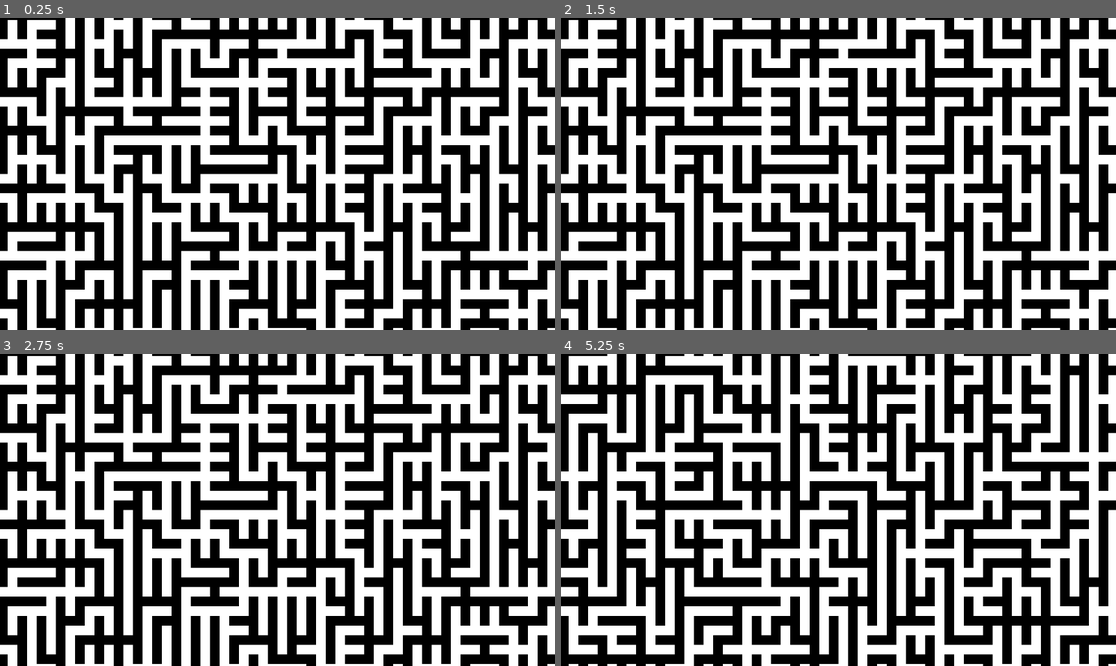
Above: before the commit, frames 1-4 (two rows, left to right).
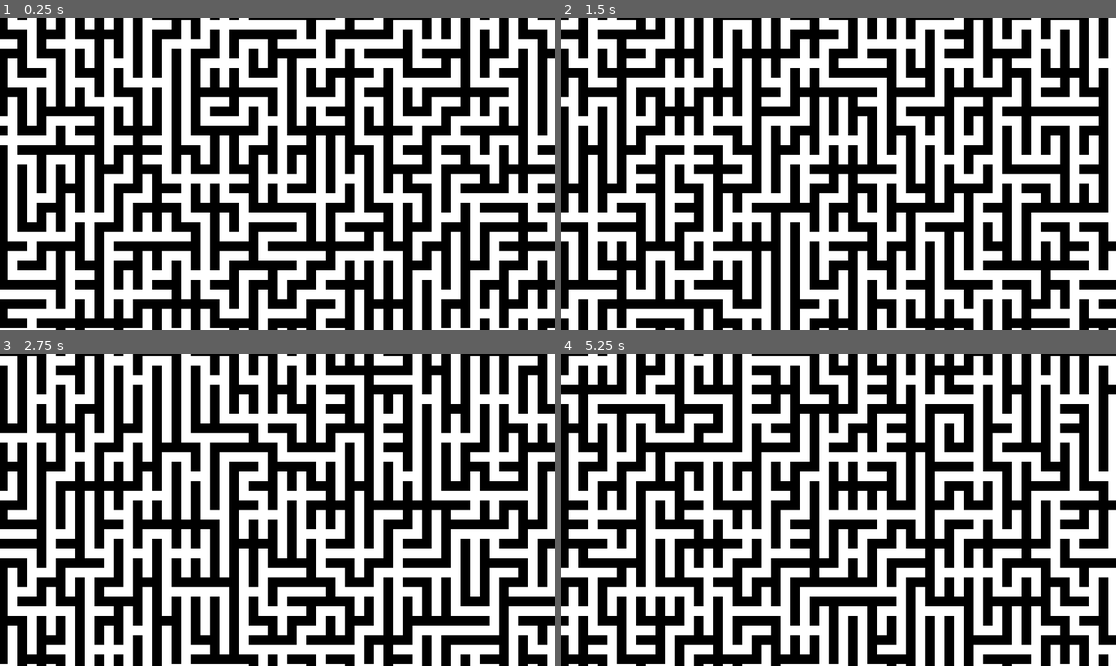
Above: after the commit, the same moments.

Repository: Onheiron/robottini-in-un-labirinto-pazzeschissimo
Game: Godot game, scene res://main.tscn
The game is run twice, just before and just after one commit, with the same random seed, the same clock (stepped at 60 frames per second) and the same inputs.
Inputs:
- Up to frame 1 (0.25 s): no input
- Up to frame 2 (1.5 s): tap Enter at 0.5 s; hold Right (ui_right) 0.53-1.28 s; tap Space at 1.25 s; hold Down (ui_down) from 1.28 s (still down)
- Up to frame 3 (2.75 s): tap Enter at 2 s; release Down (ui_down) at 2.03 s; hold Right (ui_right) from 2.03 s (still down)
- Up to frame 4 (5.25 s): tap Space at 2.75, 4.25 s; release Right (ui_right) at 2.78 s; hold Up (ui_up) 2.78-3.53 s; tap Enter at 3.5 s; hold Left (ui_left) 3.53-5.03 s; hold Down (ui_down) from 5.03 s (still down)

The runs differ from the first frame. In frame 1, 26% of the frame differs, in the area x 0-100%, y 0-100%; in frame 2, 26%; in frame 3, 25%; in frame 4, 26%.

Commit message:
unbroken

Diff:
--- a/maze_generator.gd
+++ b/maze_generator.gd
@@ -14,12 +14,19 @@
 # Celle del labirinto: 0 = muro, 1 = passaggio
 enum CellType { WALL, PATH }
 
-# Meta-labirinto (labirinto 10x10 di celle)
+# Meta-meta-labirinto (labirinto 10x10 padre)
+var meta_meta_maze_connections: Dictionary = {}
+var current_meta_cell_x: int = 0
+var current_meta_cell_y: int = 0
+
+# Meta-labirinto (labirinto 10x10 figlio della cella padre corrente)
 var meta_maze_connections: Dictionary = {}
 var current_cell_x: int = 0
 var current_cell_y: int = 0
 
 func _ready():
+	generate_meta_meta_maze()
+	select_random_starting_meta_cell()
 	generate_meta_maze()
 	select_random_starting_cell()
 	generate_current_cell_maze()
@@ -36,8 +43,8 @@
 	elif Input.is_action_just_pressed("ui_up"):
 		move_to_cell(current_cell_x, current_cell_y - 1)
 
-func generate_meta_maze():
-	## Genera il meta-labirinto 10x10 usando Eller
+func generate_meta_meta_maze():
+	## Genera il meta-meta-labirinto 10x10 padre usando Eller
 	# Inizializza il generatore random con il seed principale
 	rng = RandomNumberGenerator.new()
 	if seed_value != 0:
@@ -45,40 +52,63 @@
 	else:
 		rng.randomize()
 
-	print("Meta-labirinto generato con seed: ", rng.seed)
+	print("Meta-meta-labirinto (padre) generato con seed: ", rng.seed)
 
 	# Genera connessioni usando Eller
-	meta_maze_connections = {}
+	meta_meta_maze_connections = eller_maze_generation(rng, meta_maze_size)
+
+func select_random_starting_meta_cell():
+	## Seleziona casualmente una cella padre di partenza
+	current_meta_cell_x = rng.randi_range(0, meta_maze_size - 1)
+	current_meta_cell_y = rng.randi_range(0, meta_maze_size - 1)
+	print("Cella padre iniziale: (", current_meta_cell_x, ", ", current_meta_cell_y, ")")
+
+func generate_meta_maze():
+	## Genera il meta-labirinto 10x10 figlio per la cella padre corrente
+	# Crea un seed unico per questa cella padre
+	var meta_seed = seed_value + current_meta_cell_x * 100000 + current_meta_cell_y * 10000
+
+	var meta_rng = RandomNumberGenerator.new()
+	meta_rng.seed = meta_seed
+
+	print("Meta-labirinto (figlio) per cella padre (", current_meta_cell_x, ", ", current_meta_cell_y, ") generato con seed: ", meta_seed)
+
+	# Genera connessioni usando Eller
+	meta_maze_connections = eller_maze_generation(meta_rng, meta_maze_size)
+
+func eller_maze_generation(maze_rng: RandomNumberGenerator, size: int) -> Dictionary:
+	## Genera un labirinto usando l'algoritmo di Eller e restituisce le connessioni
+	var connections: Dictionary = {}
 	var sets: Array = []
 	var next_set_id: int = 0
 
-	# Per ogni riga del meta-labirinto
-	for row in range(meta_maze_size):
+	# Per ogni riga del labirinto
+	for row in range(size):
 		# Inizializza i set per questa riga
 		if row == 0:
-			for col in range(meta_maze_size):
+			for col in range(size):
 				sets.append(next_set_id)
 				next_set_id += 1
 
 		# Connetti celle orizzontalmente (casualmente)
-		for col in range(meta_maze_size - 1):
+		for col in range(size - 1):
 			if sets[col] != sets[col + 1]:
-				if rng.randf() > 0.5:
+				if maze_rng.randf() > 0.5:
 					# Connetti le celle orizzontalmente
-					add_meta_connection(col, row, col + 1, row)
+					add_connection_to_dict(connections, col, row, col + 1, row)
 
 					# Unisci i set
 					var old_set = sets[col + 1]
 					var new_set = sets[col]
-					for i in range(meta_maze_size):
+					for i in range(size):
 						if sets[i] == old_set:
 							sets[i] = new_set
 
 		# Se non è l'ultima riga, crea connessioni verticali
-		if row < meta_maze_size - 1:
+		if row < size - 1:
 			# Raggruppa celle per set
 			var set_groups = {}
-			for col in range(meta_maze_size):
+			for col in range(size):
 				var set_id = sets[col]
 				if not set_groups.has(set_id):
 					set_groups[set_id] = []
@@ -86,7 +116,7 @@
 
 			# Prepara i set per la prossima riga
 			var new_sets = []
-			for col in range(meta_maze_size):
+			for col in range(size):
 				new_sets.append(-1)
 
 			# Per ogni set, crea almeno una connessione verticale
@@ -95,9 +125,9 @@
 				var connections_made = false
 
 				for col in columns:
-					if rng.randf() > 0.5 or not connections_made:
+					if maze_rng.randf() > 0.5 or not connections_made:
 						# Connetti verticalmente
-						add_meta_connection(col, row, col, row + 1)
+						add_connection_to_dict(connections, col, row, col, row + 1)
 						new_sets[col] = set_id
 						connections_made = true
 					else:
@@ -107,34 +137,39 @@
 			sets = new_sets
 		else:
 			# Ultima riga: connetti tutte le celle con set diversi
-			for col in range(meta_maze_size - 1):
+			for col in range(size - 1):
 				if sets[col] != sets[col + 1]:
-					add_meta_connection(col, row, col + 1, row)
+					add_connection_to_dict(connections, col, row, col + 1, row)
 
 					var old_set = sets[col + 1]
 					var new_set = sets[col]
-					for i in range(meta_maze_size):
+					for i in range(size):
 						if sets[i] == old_set:
 							sets[i] = new_set
 
-func add_meta_connection(x1: int, y1: int, x2: int, y2: int):
-	## Aggiunge una connessione bidirezionale nel meta-labirinto
+	return connections
+
+func add_connection_to_dict(connections: Dictionary, x1: int, y1: int, x2: int, y2: int):
+	## Aggiunge una connessione bidirezionale al dizionario specificato
 	var key1 = Vector2i(x1, y1)
 	var key2 = Vector2i(x2, y2)
 
-	if not meta_maze_connections.has(key1):
-		meta_maze_connections[key1] = []
-	if not meta_maze_connections.has(key2):
-		meta_maze_connections[key2] = []
-
-	meta_maze_connections[key1].append(key2)
-	meta_maze_connections[key2].append(key1)
+	if not connections.has(key1):
+		connections[key1] = []
+	if not connections.has(key2):
+		connections[key2] = []
+
+	connections[key1].append(key2)
+	connections[key2].append(key1)
 
 func select_random_starting_cell():
-	## Seleziona casualmente una cella di partenza
-	current_cell_x = rng.randi_range(0, meta_maze_size - 1)
-	current_cell_y = rng.randi_range(0, meta_maze_size - 1)
-	print("Cella iniziale: (", current_cell_x, ", ", current_cell_y, ")")
+	## Seleziona casualmente una cella figlio di partenza nel labirinto corrente
+	var meta_rng = RandomNumberGenerator.new()
+	meta_rng.seed = seed_value + current_meta_cell_x * 100000 + current_meta_cell_y * 10000
+
+	current_cell_x = meta_rng.randi_range(0, meta_maze_size - 1)
+	current_cell_y = meta_rng.randi_range(0, meta_maze_size - 1)
+	print("Cella figlio iniziale: (", current_cell_x, ", ", current_cell_y, ")")
 
 func move_to_cell(new_x: int, new_y: int):
 	## Sposta alla cella specificata se connessa
@@ -156,8 +191,8 @@
 
 func generate_current_cell_maze():
 	## Genera il labirinto 32x32 per la cella corrente
-	# Crea un seed unico per questa cella
-	var cell_seed = seed_value + current_cell_x * 1000 + current_cell_y
+	# Crea un seed unico per questa cella (combinando coordinate padre e figlio)
+	var cell_seed = seed_value + current_meta_cell_x * 100000 + current_meta_cell_y * 10000 + current_cell_x * 100 + current_cell_y
 
 	var cell_rng = RandomNumberGenerator.new()
 	cell_rng.seed = cell_seed
@@ -195,27 +230,59 @@
 
 func add_border_openings(cell_rng: RandomNumberGenerator):
 	## Aggiunge aperture nei muri di confine in base alle connessioni
-	var mid = maze_width
+	# Prima controlla le connessioni interne del labirinto figlio
+	# Poi controlla se questa cella è sul bordo e se il padre ha connessioni
 
 	# Apertura a sinistra (ovest)
 	if has_meta_connection(-1, 0):
 		var opening_y = cell_rng.randi_range(1, maze_height - 1) * 2 + 1
 		maze[opening_y][0] = CellType.PATH
+	elif current_cell_x == 0 and has_meta_meta_connection(-1, 0):
+		# Cella sul bordo sinistro del labirinto figlio E padre ha connessione
+		var opening_y = cell_rng.randi_range(1, maze_height - 1) * 2 + 1
+		maze[opening_y][0] = CellType.PATH
 
 	# Apertura a destra (est)
 	if has_meta_connection(1, 0):
 		var opening_y = cell_rng.randi_range(1, maze_height - 1) * 2 + 1
 		maze[opening_y][maze_width * 2] = CellType.PATH
+	elif current_cell_x == meta_maze_size - 1 and has_meta_meta_connection(1, 0):
+		# Cella sul bordo destro
+		var opening_y = cell_rng.randi_range(1, maze_height - 1) * 2 + 1
+		maze[opening_y][maze_width * 2] = CellType.PATH
 
 	# Apertura in alto (nord)
 	if has_meta_connection(0, -1):
 		var opening_x = cell_rng.randi_range(1, maze_width - 1) * 2 + 1
 		maze[0][opening_x] = CellType.PATH
+	elif current_cell_y == 0 and has_meta_meta_connection(0, -1):
+		# Cella sul bordo superiore
+		var opening_x = cell_rng.randi_range(1, maze_width - 1) * 2 + 1
+		maze[0][opening_x] = CellType.PATH
 
 	# Apertura in basso (sud)
 	if has_meta_connection(0, 1):
 		var opening_x = cell_rng.randi_range(1, maze_width - 1) * 2 + 1
 		maze[maze_height * 2][opening_x] = CellType.PATH
+	elif current_cell_y == meta_maze_size - 1 and has_meta_meta_connection(0, 1):
+		# Cella sul bordo inferiore
+		var opening_x = cell_rng.randi_range(1, maze_width - 1) * 2 + 1
+		maze[maze_height * 2][opening_x] = CellType.PATH
+
+func has_meta_meta_connection(dx: int, dy: int) -> bool:
+	## Verifica se c'è una connessione padre nella direzione specificata
+	var target_x = current_meta_cell_x + dx
+	var target_y = current_meta_cell_y + dy
+
+	if target_x < 0 or target_x >= meta_maze_size or target_y < 0 or target_y >= meta_maze_size:
+		return false
+
+	var current_pos = Vector2i(current_meta_cell_x, current_meta_cell_y)
+	var target_pos = Vector2i(target_x, target_y)
+
+	if meta_meta_maze_connections.has(current_pos):
+		return target_pos in meta_meta_maze_connections[current_pos]
+	return false
 
 func eller_algorithm_for_cell(cell_rng: RandomNumberGenerator):
 	## Algoritmo di Eller per generare il labirinto di una singola cella
